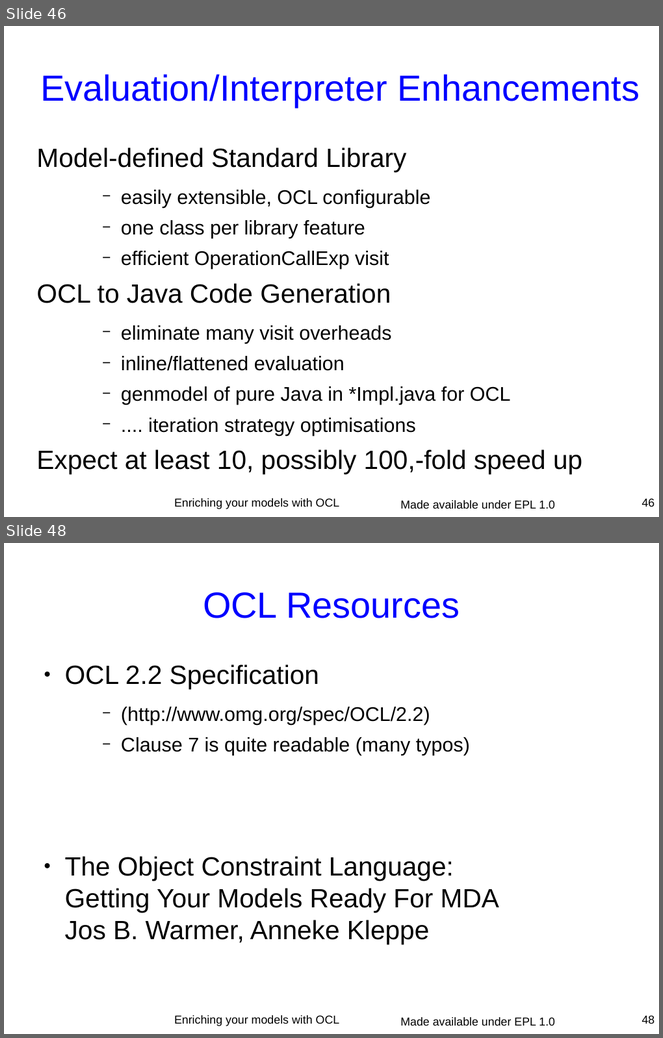
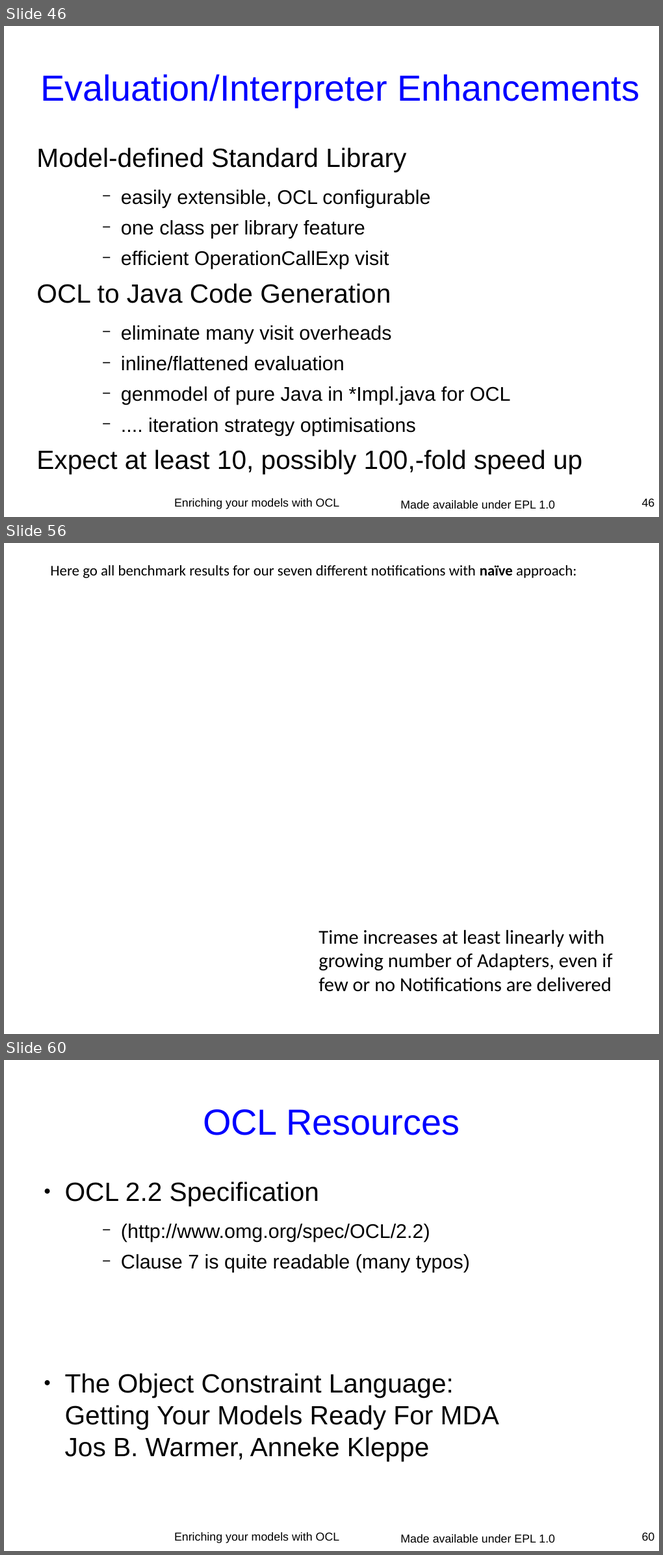
Before and after one commit to eclipse-ocl/ocl-website, a slide deck: ocl/docs/publications/ESE2010LongTalk/EnrichingWithOCL.odp. Shown one above the other, each under a label of ours: slides 46 and 48 before the commit, slides 46, 56 and 60 after it; the slides between them are not shown. The pictures are 663x1038 and 663x1555 pixels, drawn with LibreOffice and Linux fonts; fonts in the diff are those of the drawing; background and template pictures are left out. Boxes give left, top, right and bottom in pixels: in the first picture for what was removed or moved away, otherwise in the second. Text is boxed around its words. In the diff, an @@ line names an element or a change of style, - is before the commit and + after.

```diff
--- a/ocl/docs/publications/ESE2010LongTalk/EnrichingWithOCL.odp
+++ b/ocl/docs/publications/ESE2010LongTalk/EnrichingWithOCL.odp
@@ slide 56 added at (x1=4, y1=543, x2=659, y2=1034), background picture (left out) @@
@@ text added at (x1=50, y1=565, x2=577, y2=578), 18 pt, text #000000 @@
+Here go all benchmark results for our seven different notifications with naïve approach:
@@ text added at (x1=319, y1=930, x2=612, y2=992), 24 pt, text #000000 @@
+Time increases at least linearly with
+growing number of Adapters, even if
+few or no Notifications are delivered
@@ what was slide 48 is now slide 60 @@
@@ page number at (x1=642, y1=1533, x2=655, y2=1541): text changed @@
-48
+60
```
Also in this commit, not shown: 12 other slides added, 1 slide removed.
